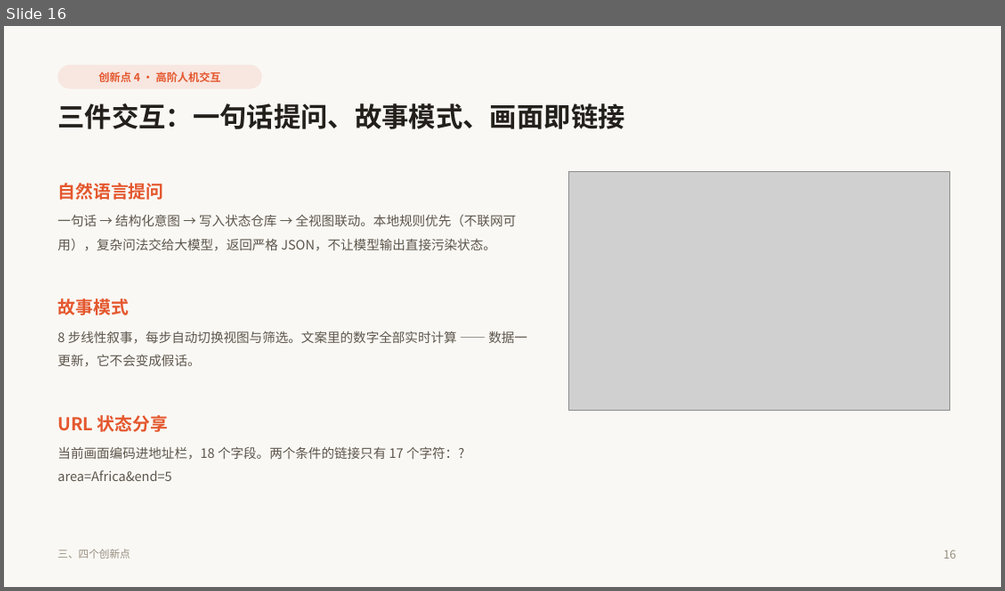
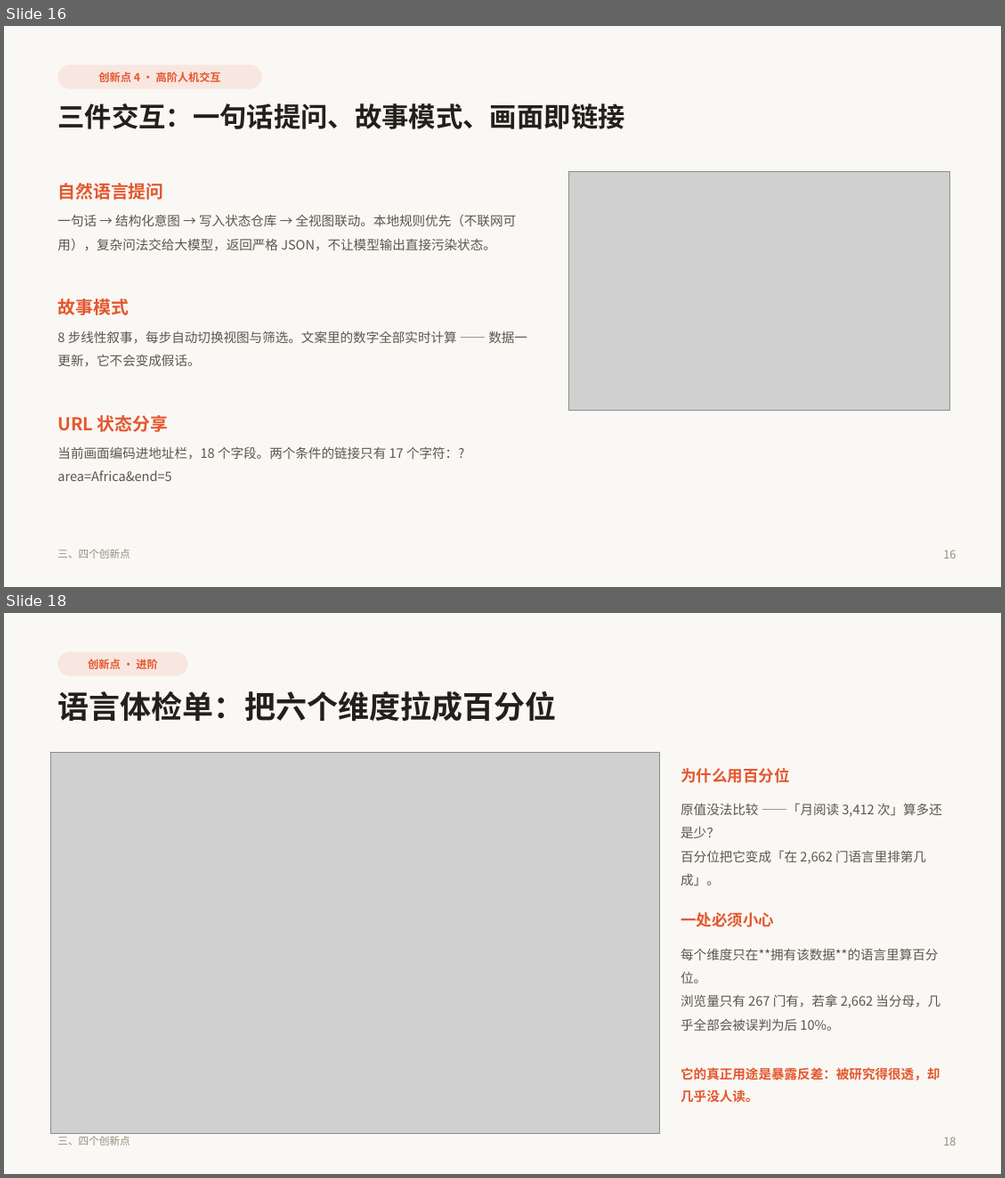
Before and after one commit to quvro/world-language-vitality-map, a slide deck: paper/世界语言赛博活力图谱_答辩PPT.pptx. Shown one above the other, each under a label of ours: slide 16 before the commit, slides 16 and 18 after it; the slides between them are not shown. The pictures are 1005x591 and 1005x1178 pixels, drawn with LibreOffice and Linux fonts; fonts in the diff are those of the drawing; grey boxes stand for pictures. Boxes give left, top, right and bottom in pixels: in the first picture for what was removed or moved away, otherwise in the second. Text is boxed around its words. In the diff, an @@ line names an element or a change of style, - is before the commit and + after.

```diff
--- a/paper/世界语言赛博活力图谱_答辩PPT.pptx
+++ b/paper/世界语言赛博活力图谱_答辩PPT.pptx
@@ slide 18 added at [4, 613, 1001, 1174], background #FAF8F4 @@
@@ rounded rectangle added at [57, 652, 188, 676], fill #F8E6E0, 10.5 pt, text #E4572E, bold @@
+创新点 · 进阶
@@ text added at [57, 691, 556, 722], 30 pt, text #23201C, bold @@
+语言体检单：把六个维度拉成百分位
@@ picture added at [50, 752, 660, 1133] @@
@@ text added at [680, 768, 789, 783], 15 pt, text #E4572E, bold @@
+为什么用百分位
@@ text added at [680, 803, 942, 886], 12.5 pt, text #5C564C @@
+原值没法比较 ——「月阅读 3,412 次」算多还是少？
+百分位把它变成「在 2,662 门语言里排第几成」。
@@ text added at [680, 912, 774, 927], 15 pt, text #E4572E, bold @@
+一处必须小心
@@ text added at [680, 949, 940, 1030], 12.5 pt, text #5C564C @@
+每个维度只在**拥有该数据**的语言里算百分位。
+浏览量只有 267 门有，若拿 2,662 当分母，几乎全部会被误判为后 10%。
@@ text added at [680, 1067, 939, 1103], 12.5 pt, text #E4572E, bold @@
+它的真正用途是暴露反差：被研究得很透，却几乎没人读。
@@ text added at [57, 1135, 129, 1145], 10 pt, text #948C7E @@
+三、四个创新点
@@ text added at [943, 1136, 955, 1145], 11 pt, text #948C7E @@
+18
```
Also in this commit, not shown: 4 slides changed, 2 other slides added, 9 other files.
